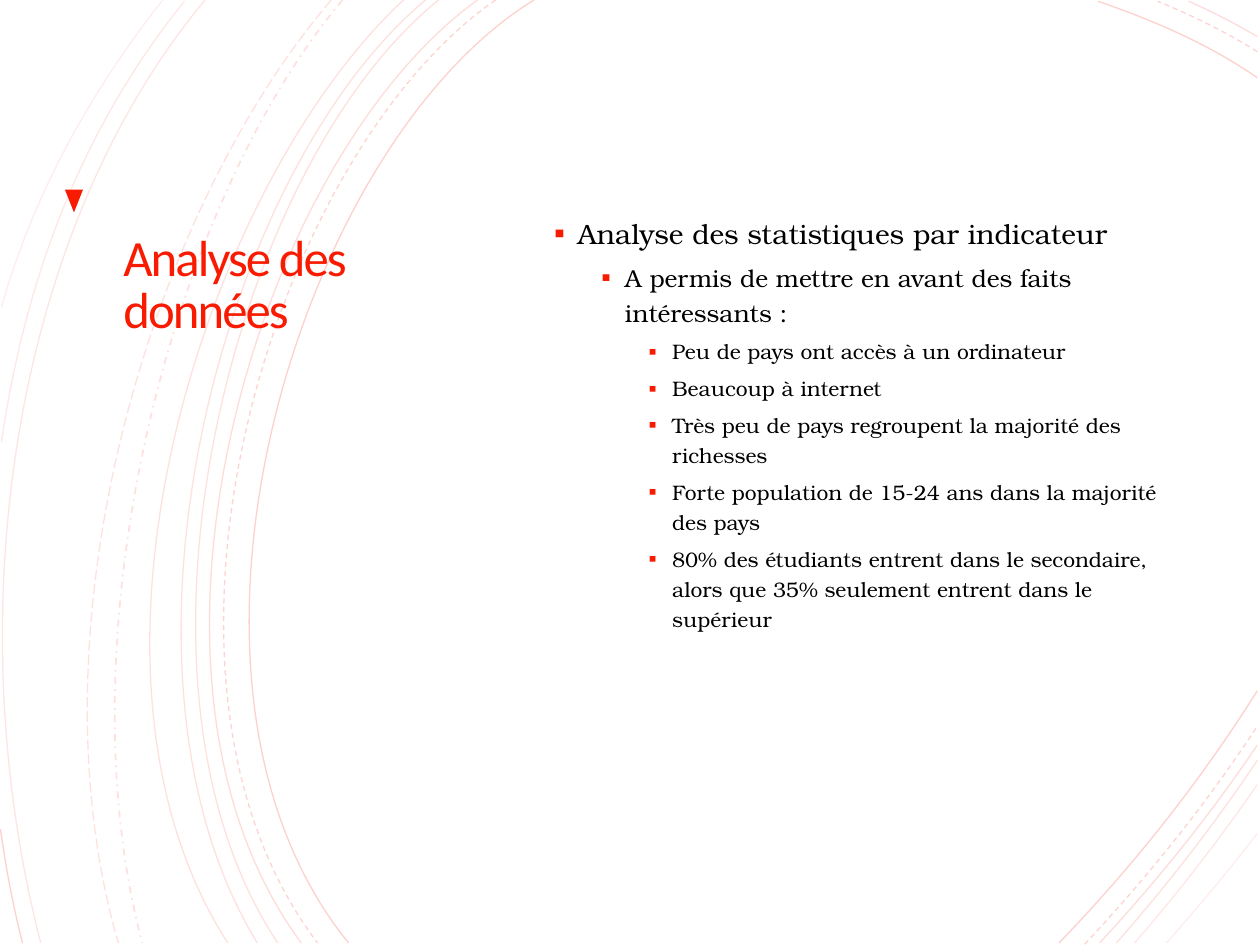
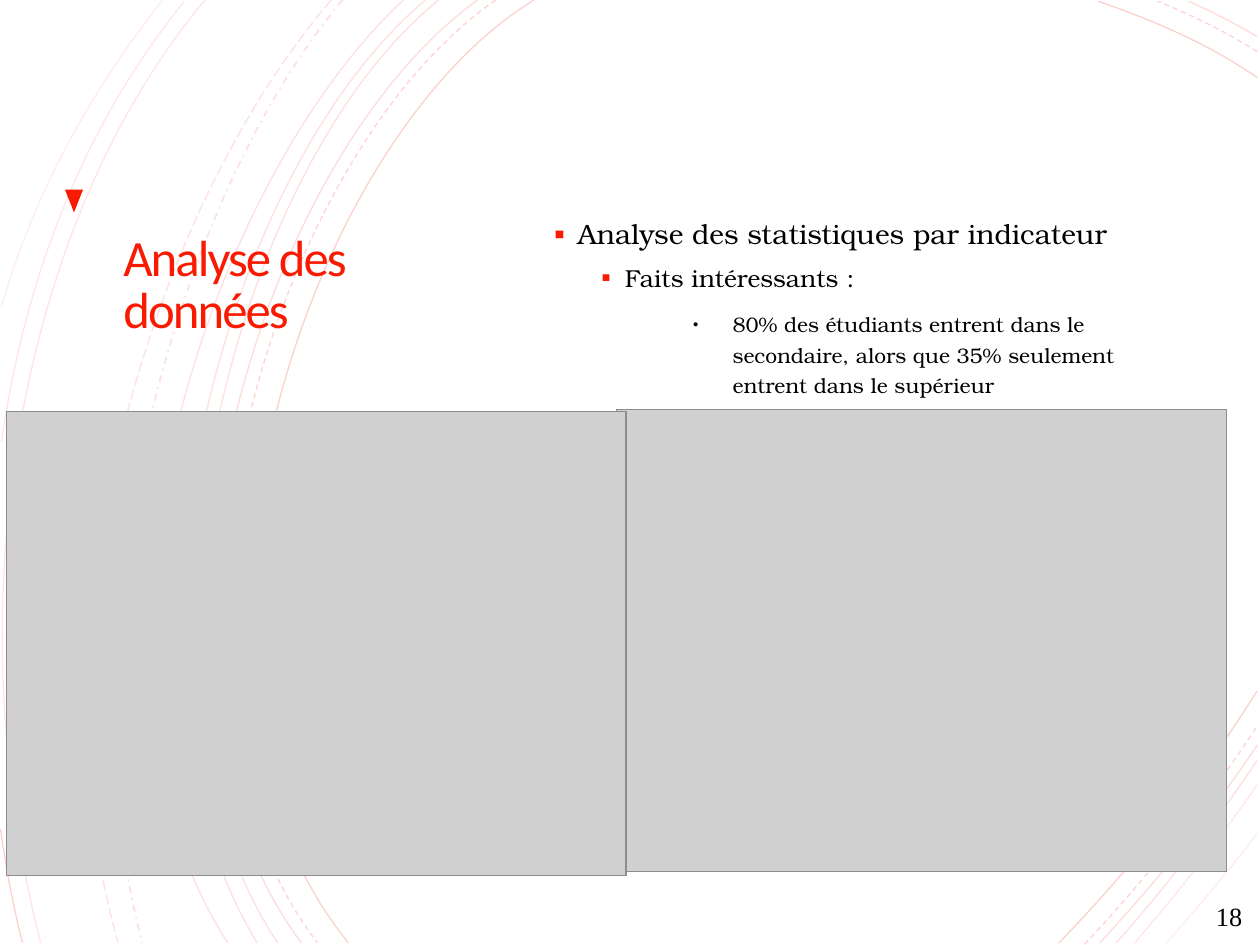
Before and after one commit to lalende/OpenClassRooms-Certification-Data-Scientist, a slide deck: slide 18 of Projet 2 - Analysez des données de systèmes éducatifs/Projet 2.pptx (slide 15 before the commit). Drawn at 1260x945 pixels with LibreOffice and Linux fonts; fonts in the diff are those of the drawing; grey boxes stand for pictures. Boxes give left, top, right and bottom in pixels: in the first picture for what was removed or moved away, otherwise in the second. Text is boxed around its words. In the diff, an @@ line names an element or a change of style, - is before the commit and + after.

```diff
--- a/Projet 2 - Analysez des données de systèmes éducatifs/Projet 2.pptx
+++ b/Projet 2 - Analysez des données de systèmes éducatifs/Projet 2.pptx
@@ text at bbox=[625, 270, 838, 288]: text changed; size 12 to 14 pt @@
-  ▪ A permis de mettre en avant des faits intéressants :
-    ▪ Peu de pays ont accès à un ordinateur
-    ▪ Beaucoup à internet
-    ▪ Très peu de pays regroupent la majorité des richesses
-    ▪ Forte population de 15-24 ans dans la majorité des pays
+  ▪ Faits intéressants :
@@ text at bbox=[733, 317, 1114, 398]: bullet ▪ to ●; more space between paragraphs; bullet colour #F81B02 to #000000 @@
@@ picture added at bbox=[6, 411, 626, 876] @@
@@ picture added at bbox=[616, 410, 1226, 872] @@
@@ outline redrawn in 3 elements at bbox=[1062, 769, 1259, 944], bbox=[1206, 898, 1259, 944], bbox=[1060, 690, 1257, 942] @@
@@ page number added at bbox=[1216, 908, 1242, 927], 15 pt, text #000000 @@
+18
```
Also in this commit, not shown: 18 other slides changed, 8 slides added, 4 other files.
